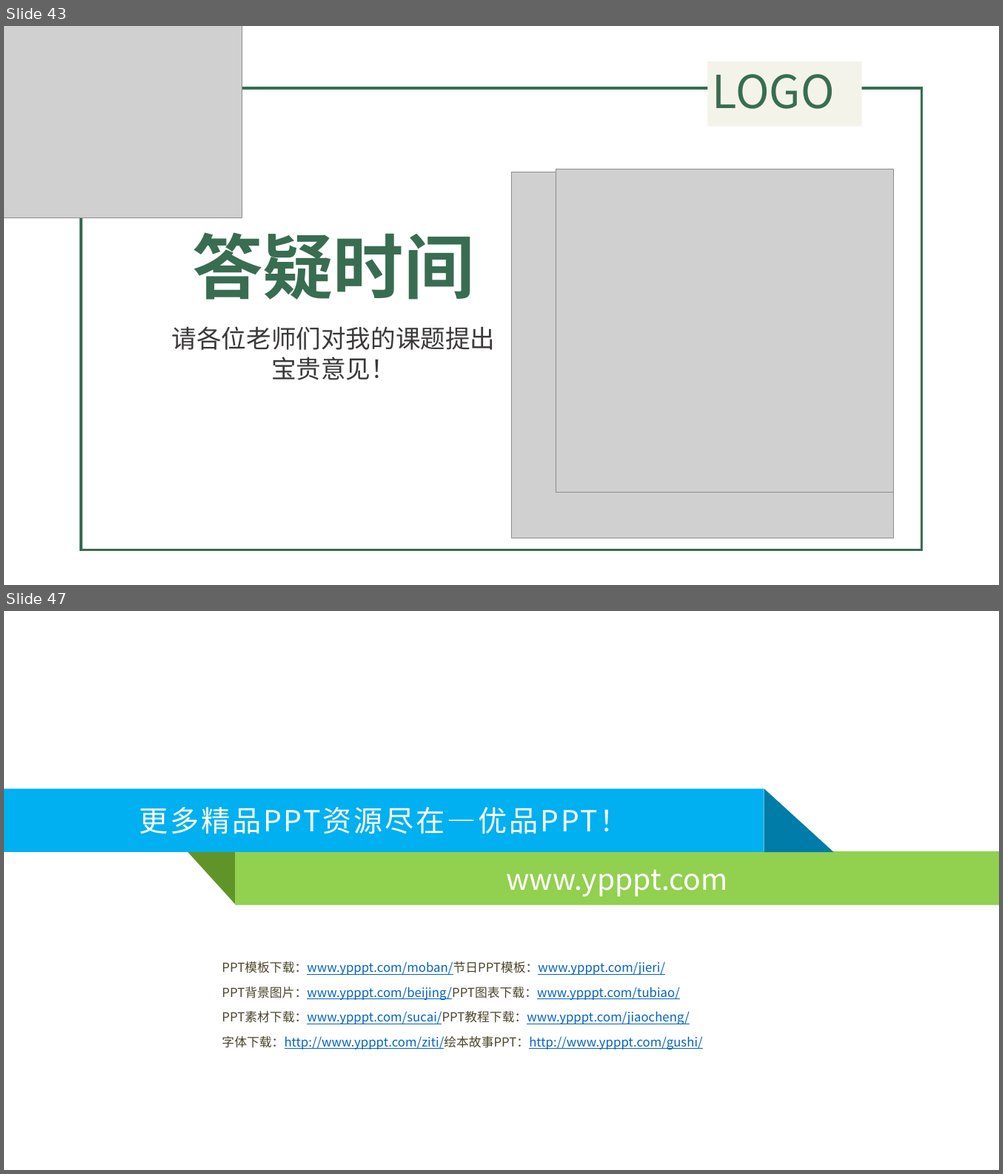
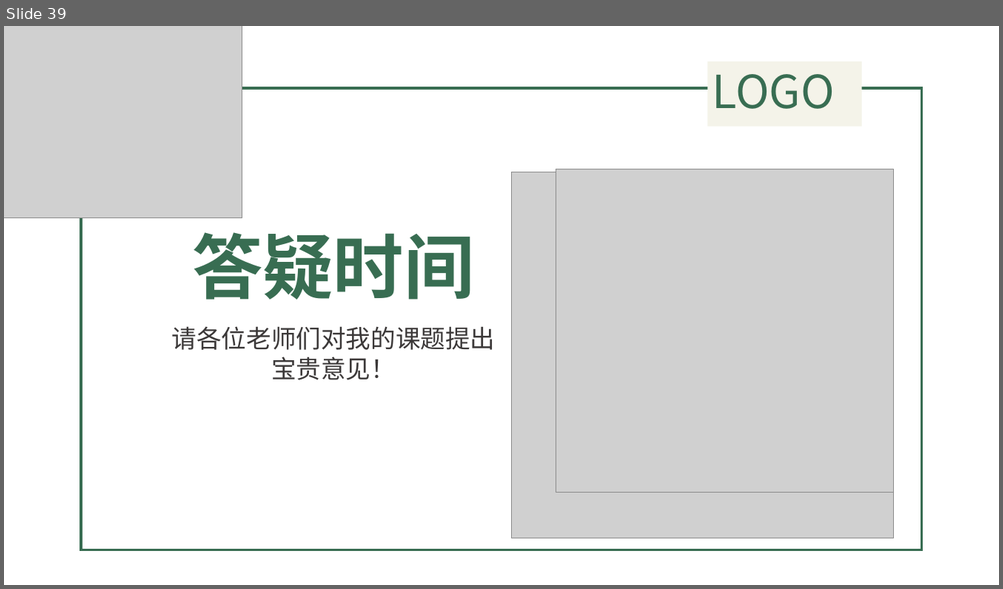
Before and after one commit to QuanQuan6/copy2, a slide deck: 遗传算法.pptx. Shown one above the other, each under a label of ours: slides 43 and 47 before the commit, slide 39 after it; the slides between them are not shown. The pictures are 1003x1174 and 1003x589 pixels, drawn with LibreOffice and Linux fonts; fonts in the diff are those of the drawing; grey boxes stand for pictures; background and template pictures are left out. Boxes give left, top, right and bottom in pixels: in the first picture for what was removed or moved away, otherwise in the second. Text is boxed around its words. In the diff, an @@ line names an element or a change of style, - is before the commit and + after.

```diff
--- a/遗传算法.pptx
+++ b/遗传算法.pptx
@@ slide 47 removed at box(4, 611, 999, 1170), background #FFFFFF @@
@@ rectangle removed at box(4, 789, 763, 853) @@
-更多精品PPT资源尽在—优品PPT！
@@ right triangle removed at box(763, 789, 833, 852) @@
@@ freeform shape removed at box(187, 851, 236, 905) @@
@@ rectangle removed at box(236, 852, 999, 906) @@
-www.ypppt.com
@@ text removed at box(222, 962, 702, 1051) @@
-PPT模板下载：www.ypppt.com/moban/节日PPT模板：www.ypppt.com/jieri/
-PPT背景图片：www.ypppt.com/beijing/PPT图表下载：www.ypppt.com/tubiao/
-PPT素材下载：www.ypppt.com/sucai/PPT教程下载：www.ypppt.com/jiaocheng/
-字体下载：http://www.ypppt.com/ziti/绘本故事PPT：http://www.ypppt.com/gushi/
@@ what was slide 43 is now slide 39 @@
```
Also in this commit, not shown: 4 slides changed, 6 slides added, 12 other slides removed, 3 other files.
